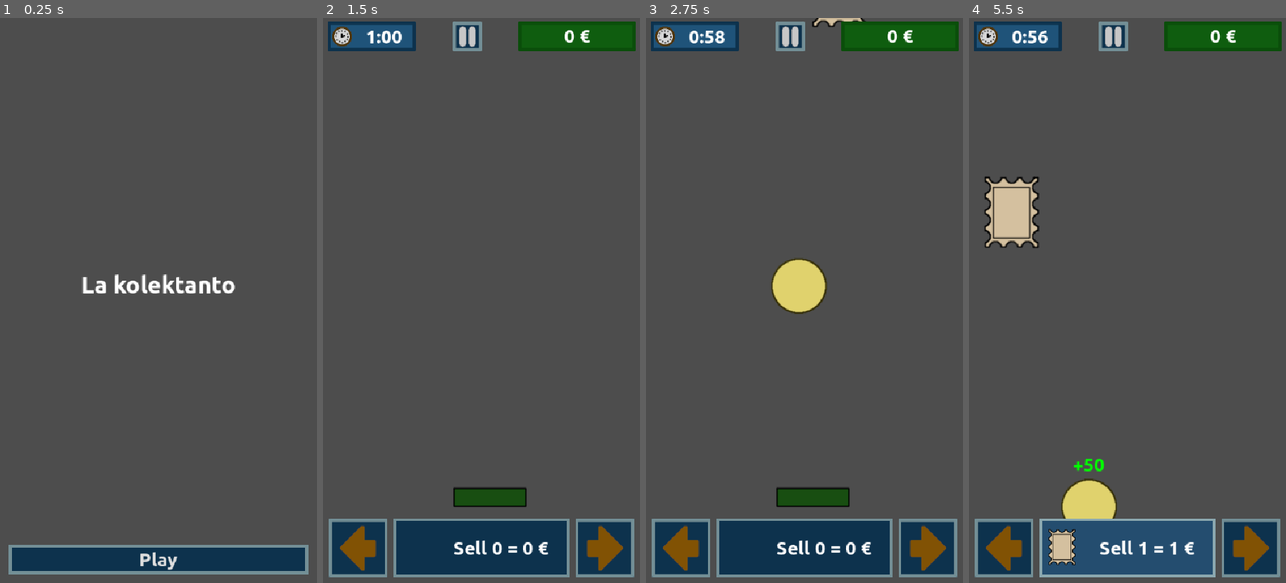
Above: before the commit, frames 1-4 (left to right).
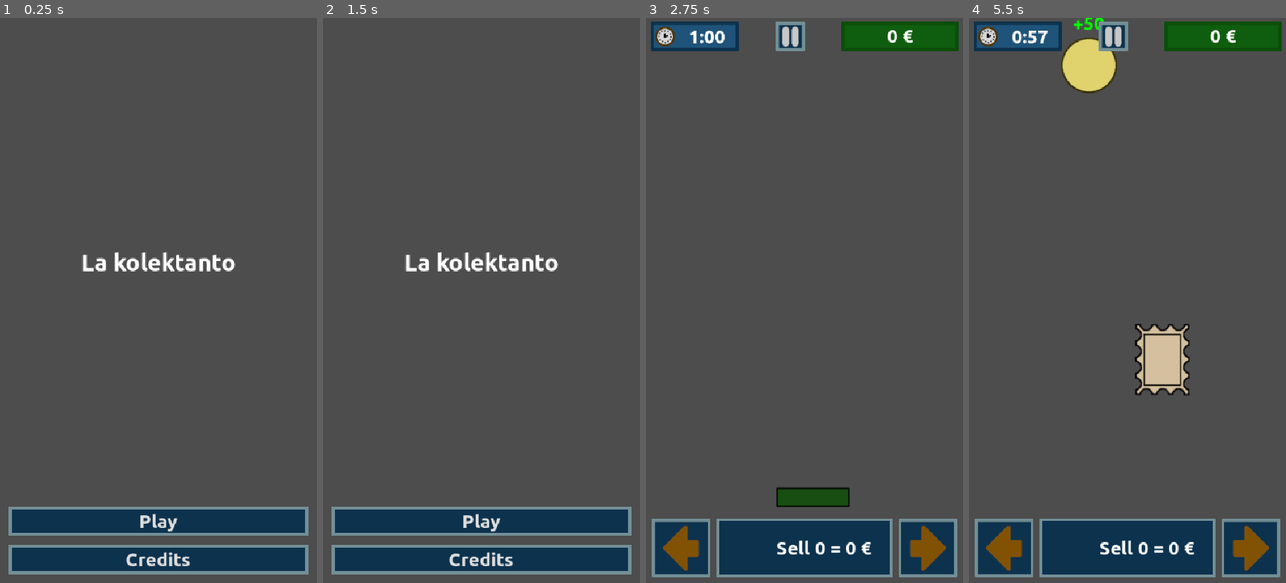
Above: after the commit, the same moments.

Repository: moisesjbc/la-kolektanto
Game: Godot game, scene res://menus/main_menu/main_menu.tscn
The game is run twice, just before and just after one commit, with the same random seed, the same clock (stepped at 60 frames per second) and the same inputs.
Inputs (mouse positions are in pixels of both pictures, inside the frame that each line leads up to):
- Up to frame 1 (0.25 s): no input
- Up to frame 2 (1.5 s): click (481, 560) at 0.5 s, where only the run after the commit has a clickable "Credits"; click (481, 560) at 1.25 s, where only the run after the commit has a clickable "Main menu"
- Up to frame 3 (2.75 s): click (804, 520) at 2 s, where only the run after the commit has a clickable "Play"
- Up to frame 4 (5.5 s): tap Enter at 2.75 s; hold Right (ui_right) 2.78-3.53 s; tap R every 0.75 s from 2.85 to 5.1 s; hold Left (ui_left) 3.53-4.28 s; hold Right (ui_right) from 4.28 s (still down)

The runs differ from the first frame. In frame 1, 6.8% of the frame differs, in the area x 2-98%, y 41-98%; in frame 2, 13%, in the area x 1-99%, y 0-99%; in frame 3, 1.6%; in frame 4, 12%.

Commit message:
Add credits menu

Diff:
--- /dev/null
+++ b/godot-project/menus/credits_menu/credits_menu.gd
@@ -0,0 +1,9 @@
+extends Control
+
+
+func _on_main_menu_button_pressed() -> void:
+	get_tree().change_scene_to_file("res://menus/main_menu/main_menu.tscn")
+
+
+func _on_credits_text_meta_clicked(meta: Variant) -> void:
+	OS.shell_open(meta)
--- /dev/null
+++ b/godot-project/menus/credits_menu/credits_menu.tscn
@@ -0,0 +1,84 @@
+[gd_scene load_steps=5 format=3 uid="uid://fvsgua0klv7y"]
+
+[ext_resource type="FontFile" uid="uid://cjqm33jfi3sjh" path="res://fonts/Ubuntu-B.ttf" id="1_dx8df"]
+[ext_resource type="Script" uid="uid://smgxadr51tld" path="res://menus/credits_menu/credits_menu.gd" id="1_he50m"]
+[ext_resource type="PackedScene" uid="uid://empygty13skr" path="res://gui/button/button.tscn" id="2_8fsqj"]
+[ext_resource type="PackedScene" uid="uid://bd40777jxmmm6" path="res://gui/panel/panel.tscn" id="3_wo8r0"]
+
+[node name="credits_menu" type="Control"]
+layout_mode = 3
+anchors_preset = 15
+anchor_right = 1.0
+anchor_bottom = 1.0
+grow_horizontal = 2
+grow_vertical = 2
+script = ExtResource("1_he50m")
+
+[node name="margin_container" type="MarginContainer" parent="."]
+layout_mode = 1
+anchors_preset = 15
+anchor_right = 1.0
+anchor_bottom = 1.0
+grow_horizontal = 2
+grow_vertical = 2
+theme_override_constants/margin_left = 15
+theme_override_constants/margin_top = 15
+theme_override_constants/margin_right = 15
+theme_override_constants/margin_bottom = 15
+
+[node name="vbox_container" type="VBoxContainer" parent="margin_container"]
+layout_mode = 2
+
+[node name="panel" parent="margin_container/vbox_container" instance=ExtResource("3_wo8r0")]
+layout_mode = 2
+size_flags_vertical = 3
+
+[node name="margin_container" type="MarginContainer" parent="margin_container/vbox_container/panel"]
+layout_mode = 1
+anchors_preset = 15
+anchor_right = 1.0
+anchor_bottom = 1.0
+grow_horizontal = 2
+grow_vertical = 2
+theme_override_constants/margin_left = 15
+theme_override_constants/margin_top = 15
+theme_override_constants/margin_right = 15
+theme_override_constants/margin_bottom = 15
+
+[node name="scroll_container" type="ScrollContainer" parent="margin_container/vbox_container/panel/margin_container"]
+layout_mode = 2
+
+[node name="credits_text" type="RichTextLabel" parent="margin_container/vbox_container/panel/margin_container/scroll_container"]
+layout_mode = 2
+size_flags_horizontal = 3
+size_flags_vertical = 3
+theme_override_fonts/normal_font = ExtResource("1_dx8df")
+theme_override_font_sizes/normal_font_size = 32
+bbcode_enabled = true
+text = "[center][color=dark_orange]- Dedicated to my dad -[/color]
+
+[color=orange]Game developed by[/color]
+[url=https://www.moisesjose.com/]Moisés J. Bonilla Caraballo (moisesjbc)[/url]
+
+[color=orange]Third-party tools and fonts[/color]
+[url=https://godotengine.org]Godot engine[/url]
+[url=https://www.gimp.org/]Gimp[/url]
+[url=https://www.drpetter.se/project_sfxr.html]sfxr[/url]
+[url=https://design.ubuntu.com/font]Ubuntu font[/url]
+[url=https://coolors.co/]coolors[/url]
+
+[color=orange]Special thanks[/color]
+Family, friends and members
+from Canarias GameDev group for
+their support and feedback
+
+[color=orange]Game done for [url=https://ldjam.com/events/ludum-dare/58/]Ludum Dare #58[/url][/color]
+(Theme: \"Collector\")
+"
+
+[node name="main_menu_button" parent="margin_container/vbox_container" instance=ExtResource("2_8fsqj")]
+layout_mode = 2
+text = "Main menu"
+
+[connection signal="meta_clicked" from="margin_container/vbox_container/panel/margin_container/scroll_container/credits_text" to="." method="_on_credits_text_meta_clicked"]
+[connection signal="pressed" from="margin_container/vbox_container/main_menu_button" to="." method="_on_main_menu_button_pressed"]
--- a/godot-project/menus/main_menu/main_menu.gd
+++ b/godot-project/menus/main_menu/main_menu.gd
@@ -3,3 +3,6 @@
 
 func _on_play_button_pressed() -> void:
 	get_tree().change_scene_to_file("res://gameplay/main/main.tscn")
+
+func _on_credits_button_pressed() -> void:
+	get_tree().change_scene_to_file("res://menus/credits_menu/credits_menu.tscn")
--- a/godot-project/menus/main_menu/main_menu.tscn
+++ b/godot-project/menus/main_menu/main_menu.tscn
@@ -27,6 +27,7 @@
 
 [node name="vbox_container" type="VBoxContainer" parent="margin_container"]
 layout_mode = 2
+theme_override_constants/separation = 15
 
 [node name="title" type="Label" parent="margin_container/vbox_container"]
 layout_mode = 2
@@ -41,4 +42,9 @@
 layout_mode = 2
 text = "Play"
 
+[node name="credits_button" parent="margin_container/vbox_container" instance=ExtResource("2_1nwmw")]
+layout_mode = 2
+text = "Credits"
+
 [connection signal="pressed" from="margin_container/vbox_container/play_button" to="." method="_on_play_button_pressed"]
+[connection signal="pressed" from="margin_container/vbox_container/credits_button" to="." method="_on_credits_button_pressed"]
Not shown, added: godot-project/menus/credits_menu/credits_menu.gd.uid
